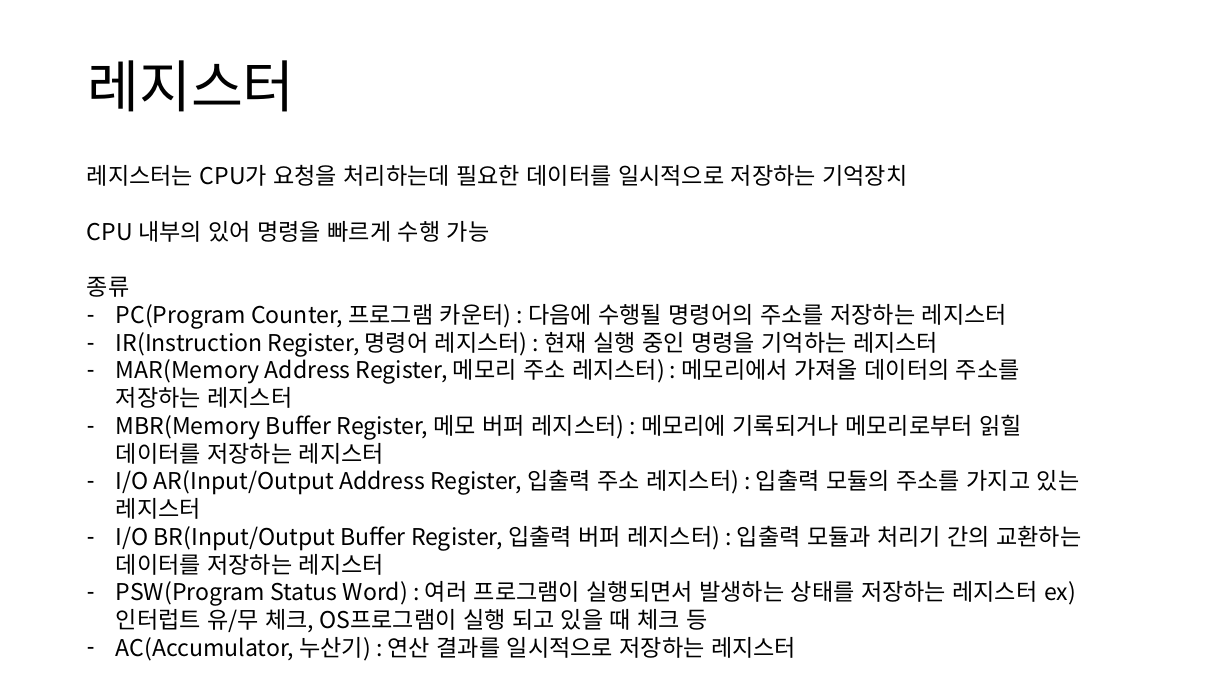
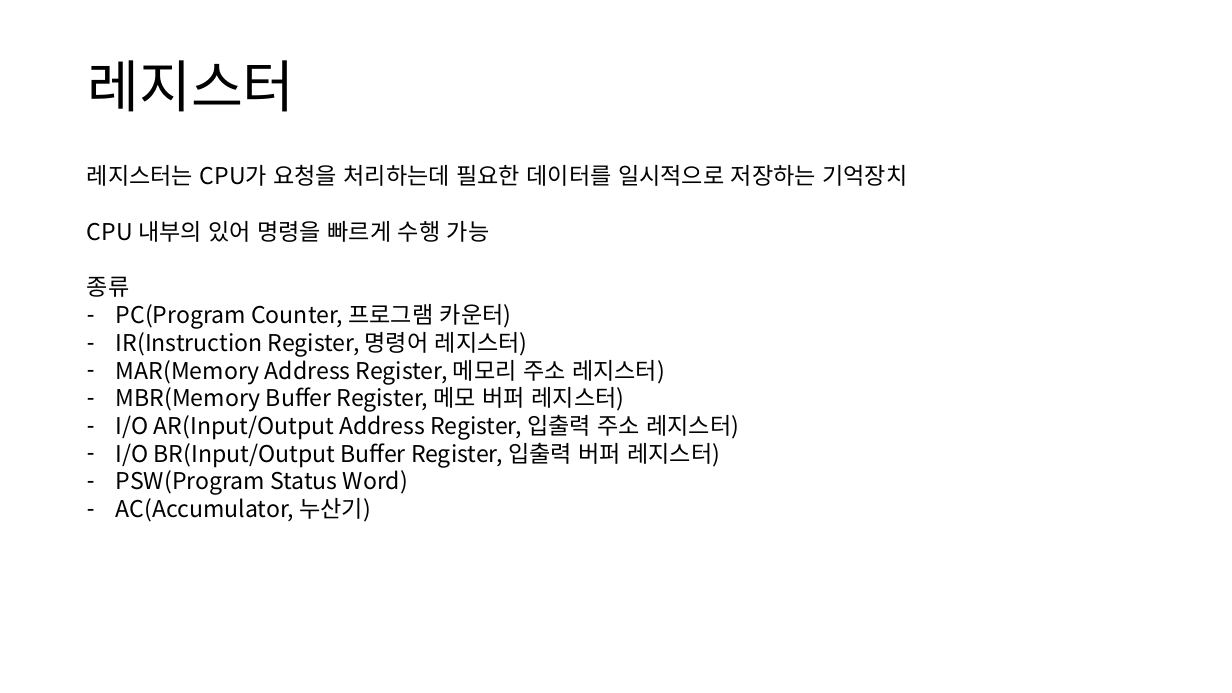
Before and after one commit to cs-study-org/cs-study, a slide deck: slide 4 of 03/beom/Memory.pptx. Drawn at 1232x693 pixels with LibreOffice and Linux fonts; fonts in the diff are those of the drawing. Boxes give left, top, right and bottom in pixels: in the first picture for what was removed or moved away, otherwise in the second. Text is boxed around its words. In the diff, an @@ line names an element or a change of style, - is before the commit and + after.

```diff
--- a/03/beom/Memory.pptx
+++ b/03/beom/Memory.pptx
@@ text at bbox=[116, 304, 739, 522]: text changed @@
-– PC(Program Counter, 프로그램 카운터) : 다음에 수행될 명령어의 주소를 저장하는 레지스터
-– IR(Instruction Register, 명령어 레지스터) : 현재 실행 중인 명령을 기억하는 레지스터
-– MAR(Memory Address Register, 메모리 주소 레지스터) : 메모리에서 가져올 데이터의 주소를 저장하는 레지스터
-– MBR(Memory Buffer Register, 메모 버퍼 레지스터) : 메모리에 기록되거나 메모리로부터 읽힐 데이터를 저장하는 레지스터
-– I/O AR(Input/Output Address Register, 입출력 주소 레지스터) : 입출력 모듈의 주소를 가지고 있는 레지스터
-– I/O BR(Input/Output Buffer Register, 입출력 버퍼 레지스터) : 입출력 모듈과 처리기 간의 교환하는 데이터를 저장하는 레지스터
-– PSW(Program Status Word) : 여러 프로그램이 실행되면서 발생하는 상태를 저장하는 레지스터 ex) 인터럽트 유/무 체크, OS프로그램이 실행 되고 있을 때 체크 등
-– AC(Accumulator, 누산기) : 연산 결과를 일시적으로 저장하는 레지스터
+– PC(Program Counter, 프로그램 카운터)
+– IR(Instruction Register, 명령어 레지스터)
+– MAR(Memory Address Register, 메모리 주소 레지스터)
+– MBR(Memory Buffer Register, 메모 버퍼 레지스터)
+– I/O AR(Input/Output Address Register, 입출력 주소 레지스터)
+– I/O BR(Input/Output Buffer Register, 입출력 버퍼 레지스터)
+– PSW(Program Status Word)
+– AC(Accumulator, 누산기)
```
Also in this commit, not shown: 2 other slides changed, 1 other file.
